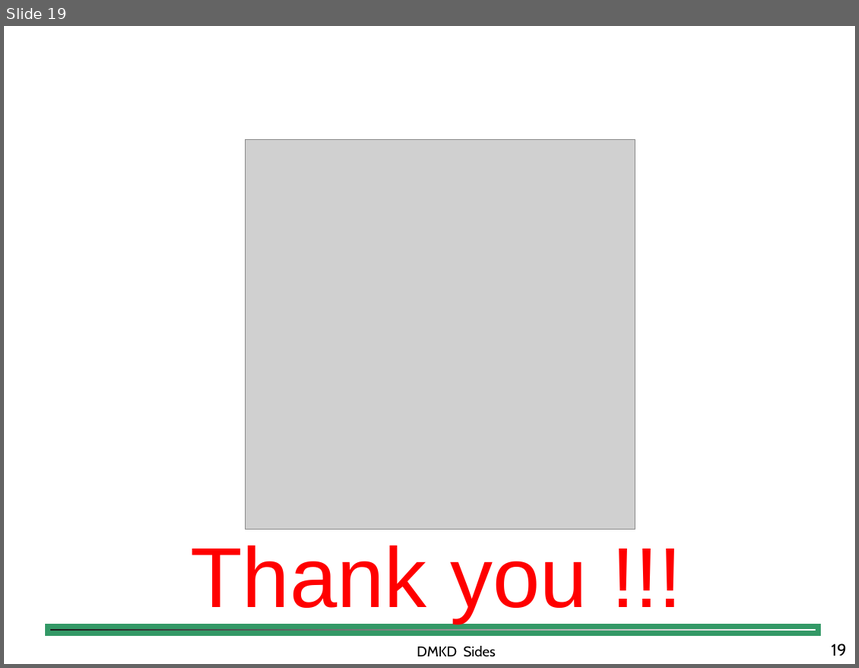
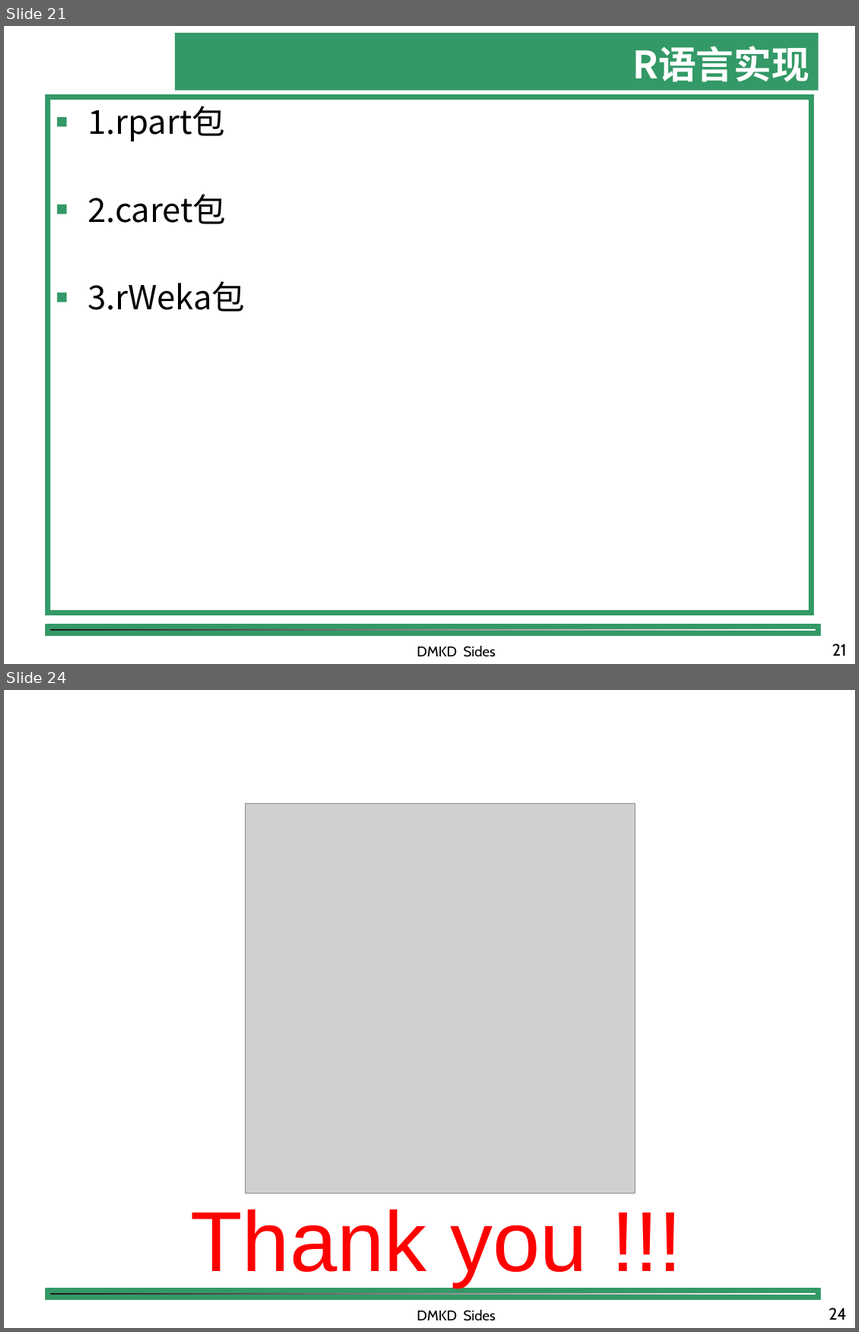
Before and after one commit to shfkuang/shfkuang.github.io, a slide deck: dm/ch4.3.ppt. Shown one above the other, each under a label of ours: slide 19 before the commit, slides 21 and 24 after it; the slides between them are not shown. The pictures are 859x668 and 859x1332 pixels, drawn with LibreOffice and Linux fonts; fonts in the diff are those of the drawing; grey boxes stand for pictures; background and template pictures are left out. Boxes give left, top, right and bottom in pixels: in the first picture for what was removed or moved away, otherwise in the second. Text is boxed around its words. In the diff, an @@ line names an element or a change of style, - is before the commit and + after.

```diff
--- a/dm/ch4.3.ppt
+++ b/dm/ch4.3.ppt
@@ slide 21 added at bbox=[4, 26, 855, 664], background #FFFFFF; not listed: 1 template element that a slide beside it also shows @@
@@ title added at bbox=[175, 33, 819, 91], fill #339966, 32 pt, text #FFFFFF, bold @@
+R语言实现
@@ rectangle added at bbox=[47, 97, 812, 613], outline #339966 4.51 pt, 28 pt, text #000000 @@
+■ 1.rpart包
+■ 2.caret包
+■ 3.rWeka包
@@ text added at bbox=[417, 646, 496, 658], 12 pt, text #000000 @@
+DMKD Sides
@@ page number added at bbox=[832, 644, 847, 656], 14 pt, text #000000 @@
+21
@@ what was slide 19 is now slide 24 @@
@@ page number at bbox=[829, 1308, 847, 1320]: text changed @@
-19
+24
```
Also in this commit, not shown: 4 other slides added, 2 other files.
